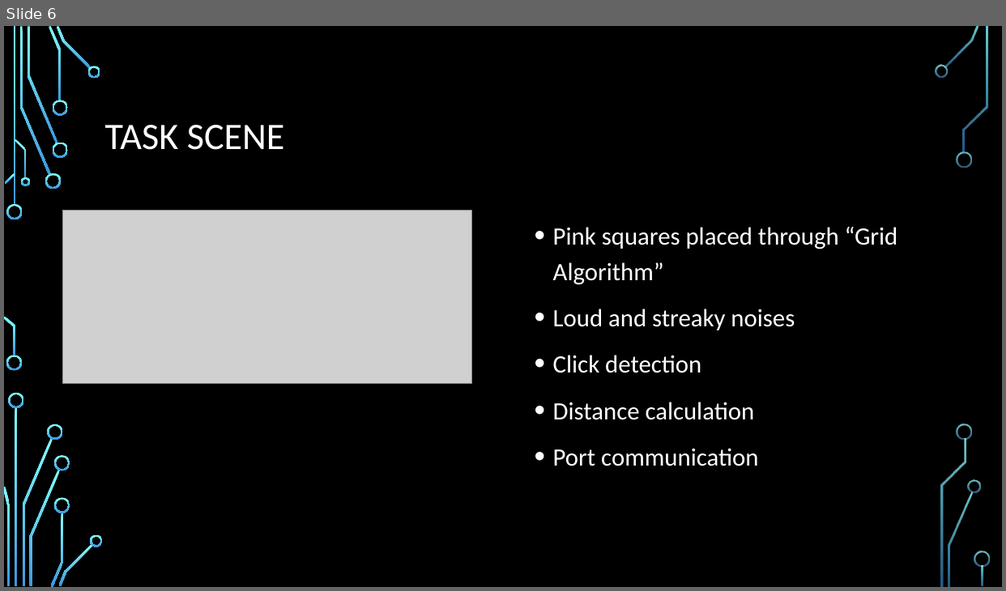
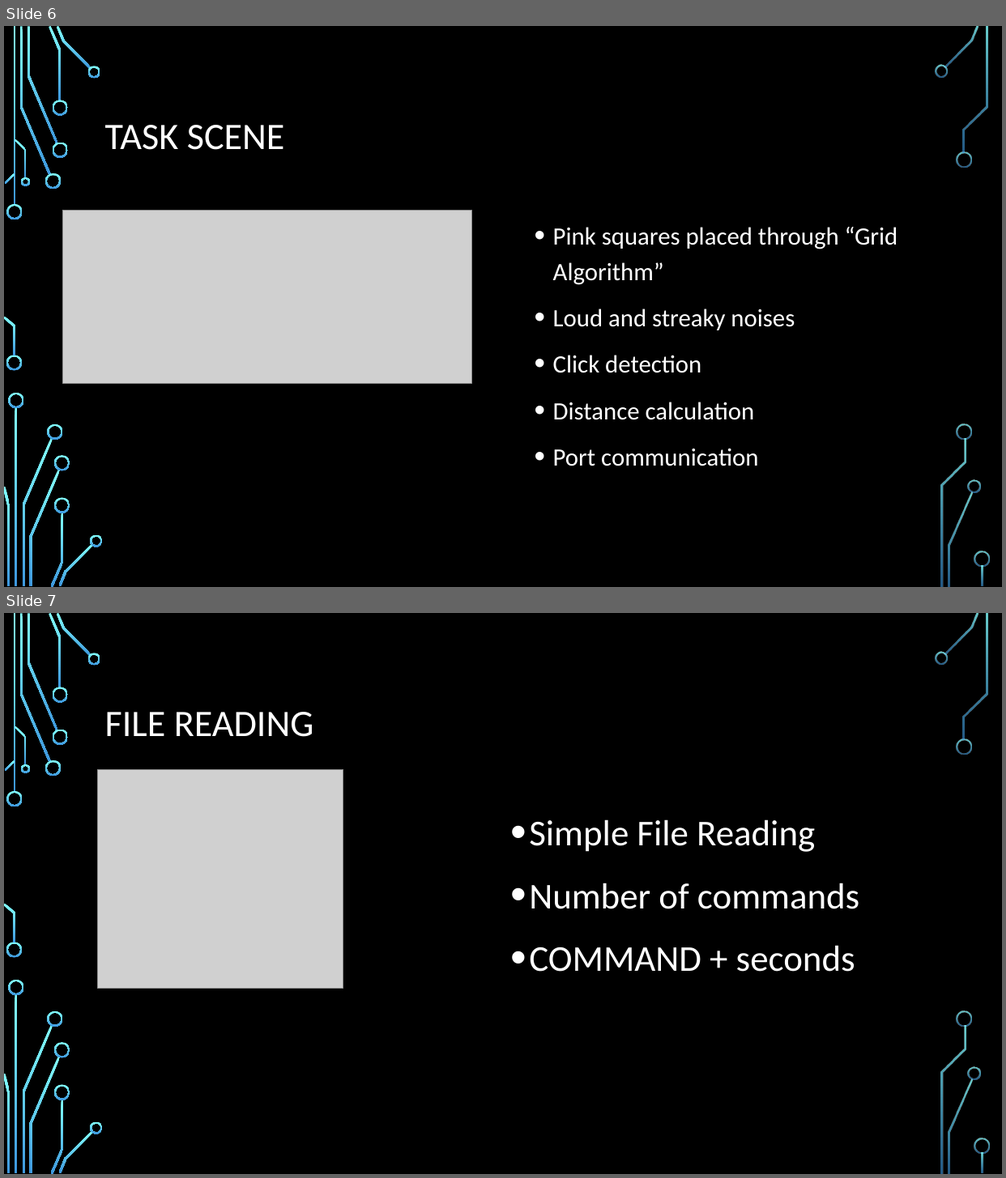
Before and after one commit to manherna/ISS, a slide deck: ISS_FinalPresentation.pptx. Shown one above the other, each under a label of ours: slide 6 before the commit, slides 6 and 7 after it. The pictures are 1006x591 and 1006x1178 pixels, drawn with LibreOffice and Linux fonts; fonts in the diff are those of the drawing; grey boxes stand for pictures; background and template pictures are left out. Boxes give left, top, right and bottom in pixels: in the first picture for what was removed or moved away, otherwise in the second. Text is boxed around its words. In the diff, an @@ line names an element or a change of style, - is before the commit and + after.

```diff
--- a/ISS_FinalPresentation.pptx
+++ b/ISS_FinalPresentation.pptx
@@ slide 7 added at [4,613,1002,1174], background picture (left out); not listed: 36 template elements that a slide beside it also shows @@
@@ title added at [105,712,314,737], 36 pt, text #FFFFFF @@
+FILE READING
@@ picture added at [98,769,343,988] @@
@@ text added at [529,820,859,972], 35 pt, text #FFFFFF @@
+• Simple File Reading
+• Number of commands
+• COMMAND + seconds
```
Also in this commit, not shown: 3 slides changed, 3 other slides added, 11 other files.
